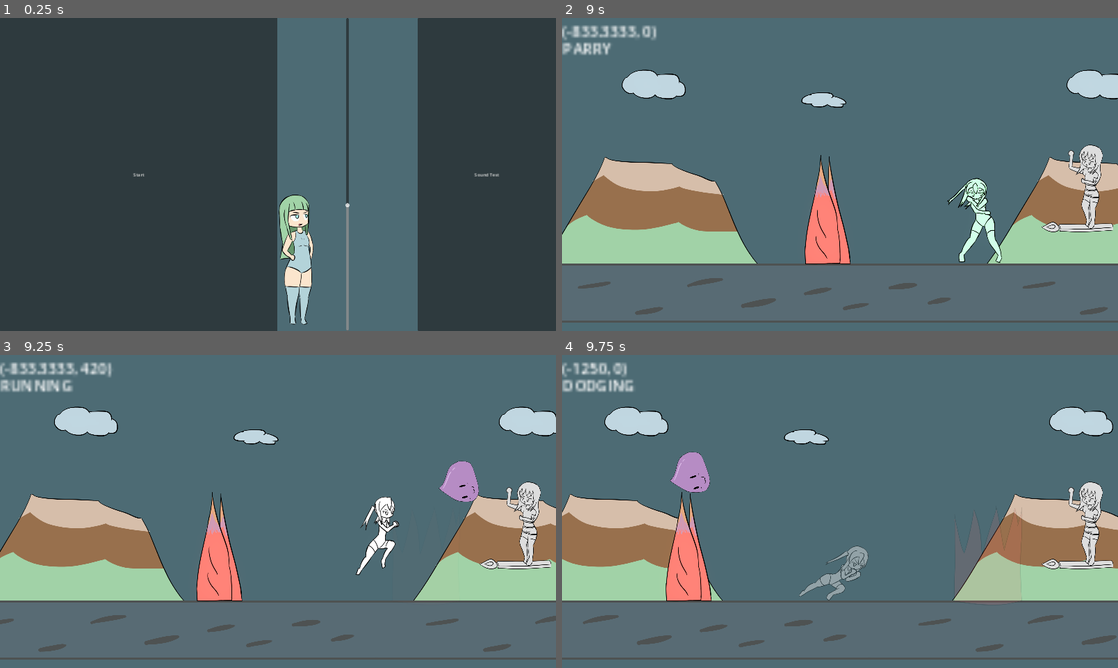
Above: before the commit, frames 1-4 (two rows, left to right).
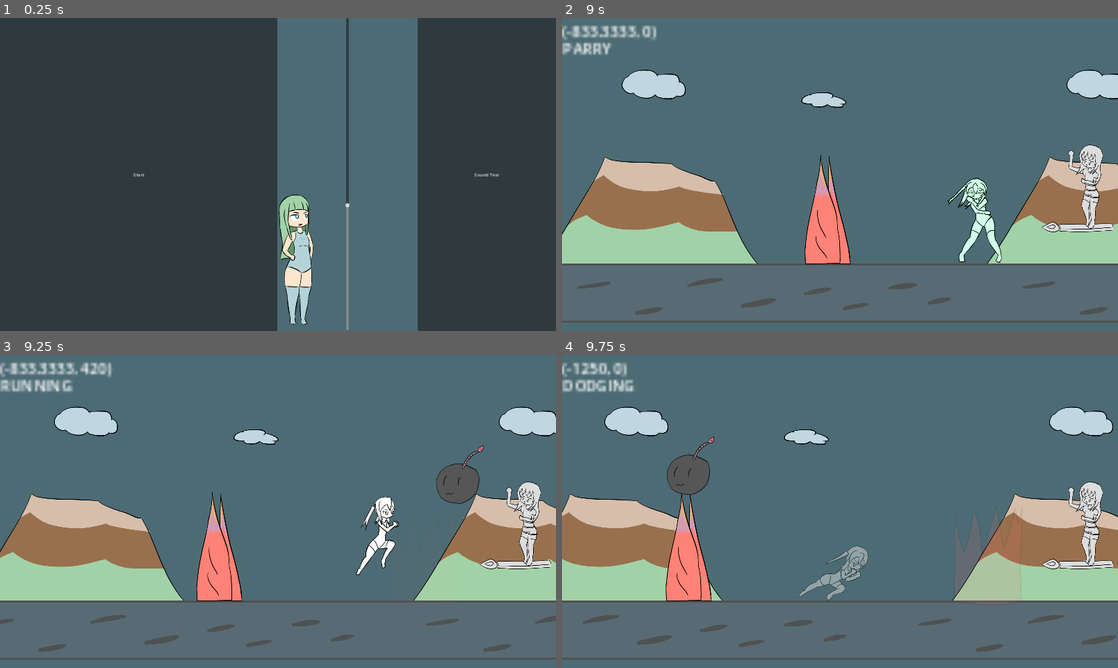
Above: after the commit, the same moments.

Repository: BeatMil/Animurun
Game: Godot game, scene res://scenes/main_menu.tscn
Same seed, same stepped clock (60 frames per second), same inputs: the game is played once before the commit and once after it.
Inputs:
- Up to frame 1 (0.25 s): no input
- Up to frame 2 (9 s): click "Start" at 0.5 s; hold D (move_right) 1.28-2.78 s; tap Space (jump) at 1.35, 1.52, 1.82, 2.27, 2.3, 2.57, 3.05, 3.77, 3.8, 4.07, 4.35, 4.52, 4.82, 5.27, 5.3, 5.57, 6.05, 6.77, 6.8, 7.07, 7.35, 7.52, 7.82, 8.27, 8.3, 8.57 s; tap L (attack) at 2.1, 5.1, 8.1 s; hold J (block) 2.78-3.53 s; hold A (move_left) 2.78-5.03 s; tap K (dodge) at 3.6, 6.6 s; hold D (move_right) 5.03-8.78 s; hold J (block) 5.78-6.53 s; hold A (move_left) from 8.78 s (still down); hold J (block) from 8.78 s (still down)
- Up to frame 3 (9.25 s): keep holding A (move_left); keep holding J (block); tap Space (jump) at 9.05 s
- Up to frame 4 (9.75 s): keep holding A (move_left); release J (block) at 9.53 s; tap K (dodge) at 9.6 s

Frames 1-2 are identical in both runs. In frame 3, 0.9% of the frame differs, in the area x 78-87%, y 28-48%; in frame 4, 0.9%.

Commit message:
Randomize jump_spike_slime_bomb

Diff:
--- a/scripts/forest.gd
+++ b/scripts/forest.gd
@@ -379,34 +379,56 @@
 	slime.position = $"Markers/EnemySpawnPos2".position
 	var spike = SPIKE.instantiate()
 	spike.position = $"Markers/SpikeSpawnPos3".position
+	var bomby = BOMBY.instantiate()
+	bomby.position = $"Markers/EnemySpawnPos2".position
 
 	var slime2 = SLIME.instantiate()
 	slime2.position = $"Markers/EnemySpawnPos2".position
 	var spike2 = SPIKE.instantiate()
 	spike2.position = $"Markers/SpikeSpawnPos1".position
+	var bomby2 = BOMBY.instantiate()
+	bomby2.position = $"Markers/EnemySpawnPos2".position
 
 	var slime3 = SLIME.instantiate()
 	slime3.position = $"Markers/EnemySpawnPos2".position
 	slime3.connect("ded", spawner)
 	var spike3 = SPIKE.instantiate()
 	spike3.position = $"Markers/SpikeSpawnPos1".position
+	var bomby3 = BOMBY.instantiate()
+	bomby3.position = $"Markers/EnemySpawnPos2".position
+	bomby3.connect("ded", spawner)
 
 	add_child(spike)
 	await get_tree().create_timer(0.9, false).timeout
-	add_child(slime)
-	slime.throw_slime(Vector2(-3000, -2000))
+	var random_int = rng.randi_range(0, 1)
+	if random_int == 0:
+		add_child(bomby)
+		bomby.throw_bomb(Vector2(-3000, -2000))
+	elif random_int == 1:
+		add_child(slime)
+		slime.throw_slime(Vector2(-3000, -2000))
 	await get_tree().create_timer(0.2, false).timeout
 
 	add_child(spike2)
 	await get_tree().create_timer(0.9, false).timeout
-	add_child(slime2)
-	slime2.throw_slime(Vector2(-3000, -2000))
+	random_int = rng.randi_range(0, 1)
+	if random_int == 0:
+		add_child(bomby2)
+		bomby2.throw_bomb(Vector2(-3000, -2000))
+	elif random_int == 1:
+		add_child(slime2)
+		slime2.throw_slime(Vector2(-3000, -2000))
 	await get_tree().create_timer(0.2, false).timeout
 
 	add_child(spike3)
 	await get_tree().create_timer(0.9, false).timeout
-	add_child(slime3)
-	slime3.throw_slime(Vector2(-3000, -2000))
+	random_int = rng.randi_range(0, 1)
+	if random_int == 0:
+		add_child(bomby3)
+		bomby3.throw_bomb(Vector2(-3000, -2000))
+	elif random_int == 1:
+		add_child(slime3)
+		slime3.throw_slime(Vector2(-3000, -2000))
 	await get_tree().create_timer(0.2, false).timeout
 
 ###
